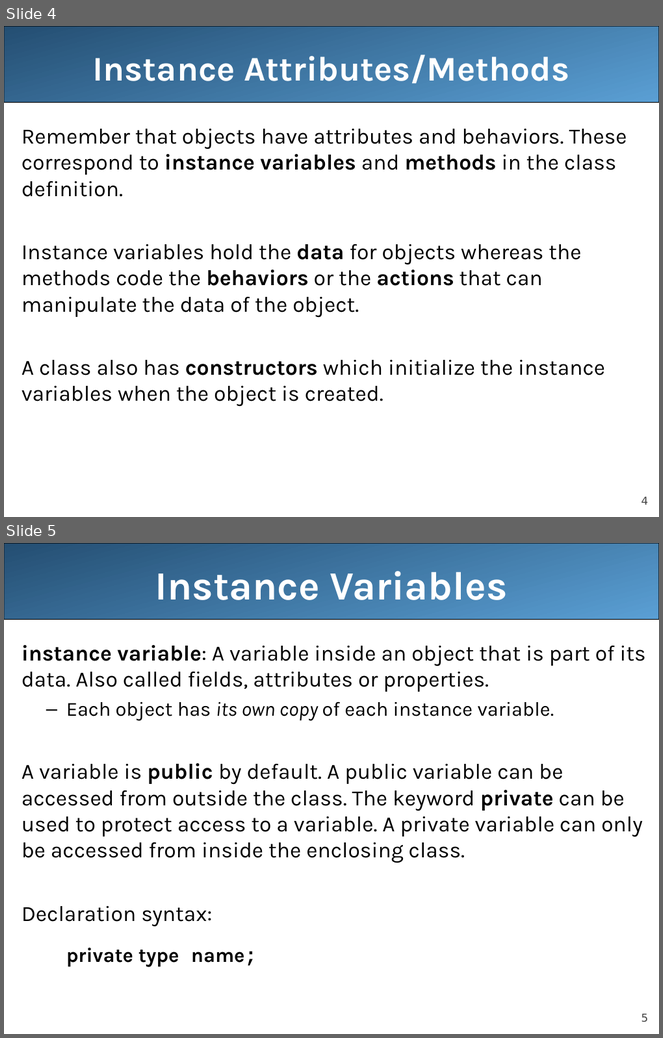
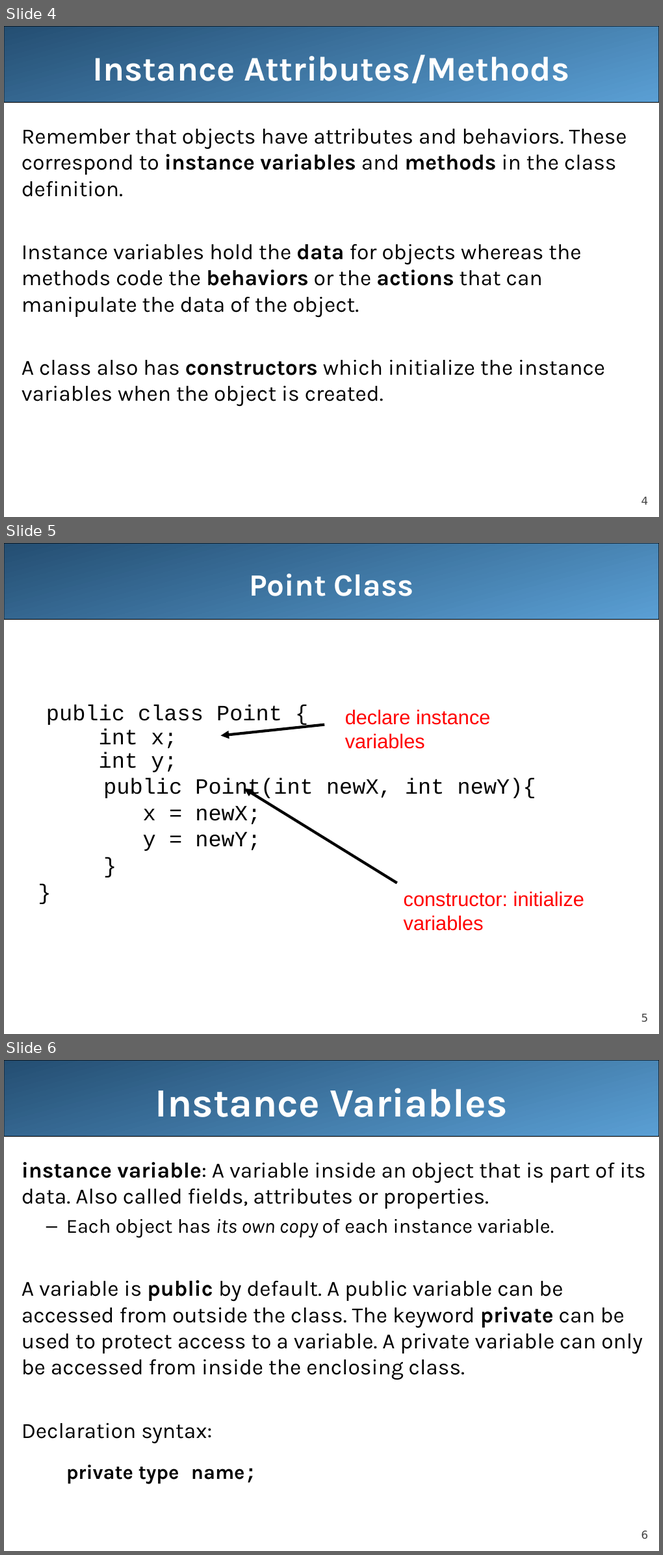
Before and after one commit to LongBaoNguyen/longbaonguyen.github.io, a slide deck: courses/apcsa/lecture13.ppt. Shown one above the other, each under a label of ours: slides 4 and 5 before the commit, slides 4, 5 and 6 after it. The pictures are 663x1038 and 663x1555 pixels, drawn with LibreOffice and Linux fonts; fonts in the diff are those of the drawing. Boxes give left, top, right and bottom in pixels: in the first picture for what was removed or moved away, otherwise in the second. Text is boxed around its words. In the diff, an @@ line names an element or a change of style, - is before the commit and + after.

```diff
--- a/courses/apcsa/lecture13.ppt
+++ b/courses/apcsa/lecture13.ppt
@@ slide 5 added at bbox=[4, 543, 659, 1034], background #FFFFFF; not listed: 2 template elements that a slide beside it also shows @@
@@ title added at bbox=[249, 574, 414, 596], 34 pt, text #FFFFFF, bold @@
+Point Class
@@ text added at bbox=[46, 704, 536, 851], 24 pt, text #000000 @@
+  public class Point {
+  int x;
+  int y;
+public Point(int newX, int newY){
+x = newX;
+y = newY;
+}
+}
@@ text added at bbox=[345, 709, 490, 749], 22 pt, text #FF0000 @@
+declare instance variables
@@ arrow added from (324, 724) to (221, 735), #000000 3 pt @@
@@ arrow added from (397, 883) to (244, 789), #000000 3 pt @@
@@ text added at bbox=[404, 891, 584, 931], 22 pt, text #FF0000 @@
+constructor: initialize variables
@@ what was slide 5 is now slide 6 @@
@@ page number at bbox=[642, 1531, 649, 1539]: text changed @@
-5
+6
```
Also in this commit, not shown: 13 slides changed, 2 other files.
